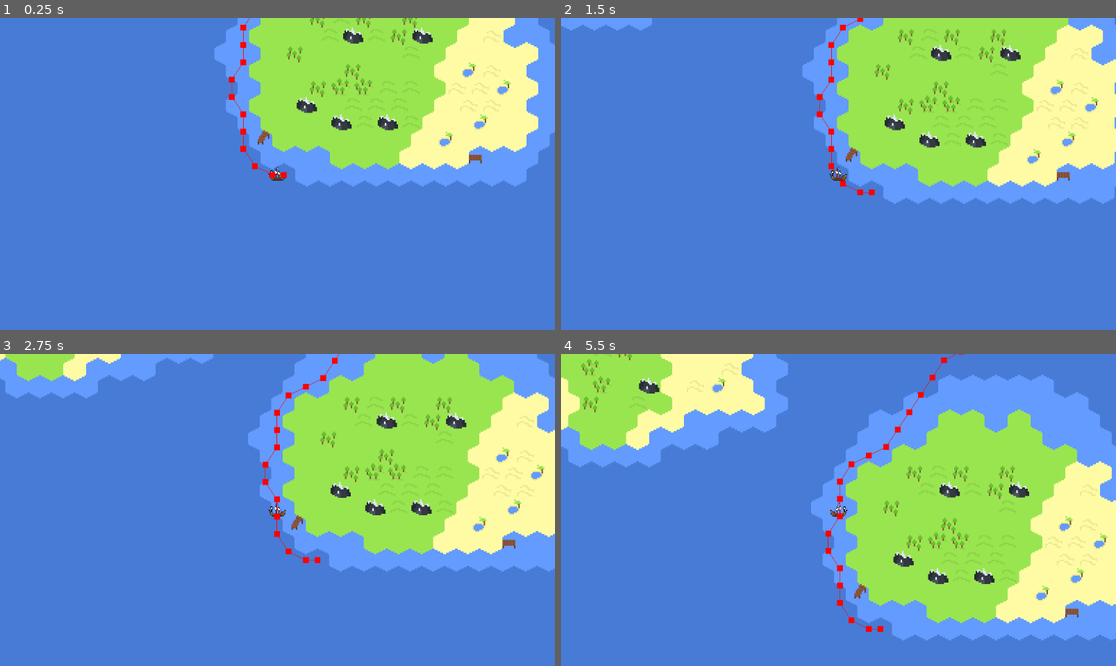
Above: before the commit, frames 1-4 (two rows, left to right).
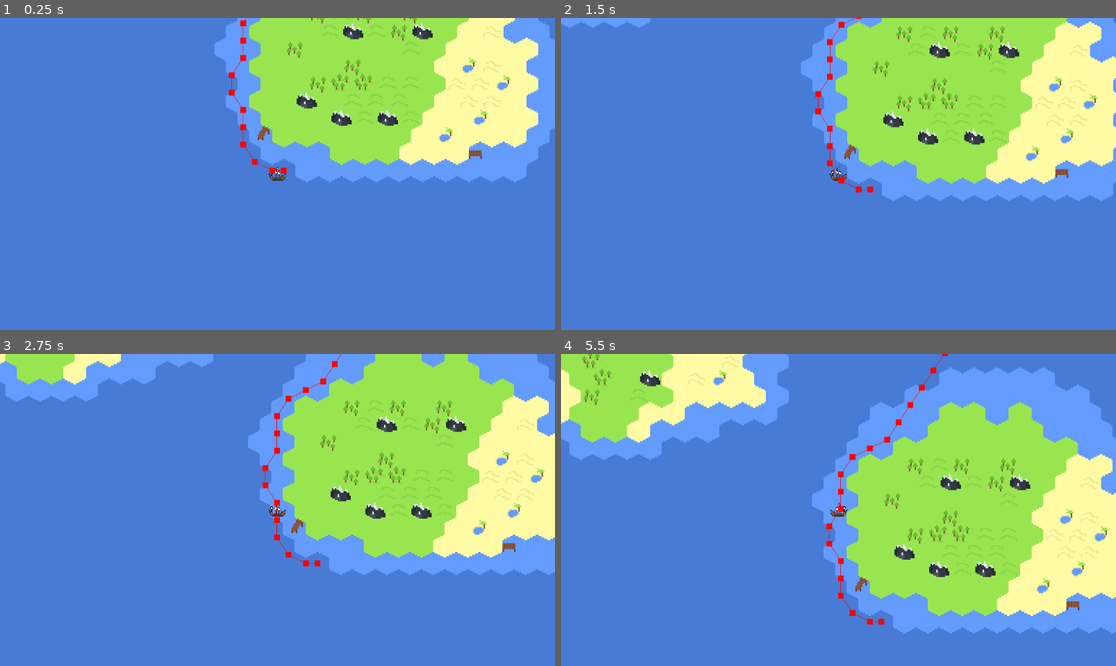
Above: after the commit, the same moments.

Repository: coderspark/voc-ding
Game: Godot game, scene res://Scenes/map_1.tscn
Two runs of this game, one before a commit and one after it. Both use one fixed random seed, a clock stepped at 60 frames per second and the inputs below.
Inputs:
- Up to frame 1 (0.25 s): no input
- Up to frame 2 (1.5 s): no input
- Up to frame 3 (2.75 s): no input
- Up to frame 4 (5.5 s): no input

The runs differ from the first frame. In frame 1, 4.8% of the frame differs, in the area x 38-100%, y 0-54%; in frame 2, 4.3%; in frame 3, 5.1%; in frame 4, 12%, in the area x 0-100%, y 0-92%.

Commit message:
boat go bounce in wave :3

Diff:
--- a/Scenes/player.gd
+++ b/Scenes/player.gd
@@ -1,13 +1,15 @@
 extends CharacterBody2D
 
 var speed = 100
+var offset = 0
 
 func _ready() -> void:
 	$Navigation.target_position = Vector2(100,-200)
 
 func _process(delta: float) -> void:
+	offset += 0.1
 	var dir = to_local($Navigation.get_next_path_position()).normalized()
-	velocity = dir * 1100 * delta
+	velocity = dir * 1100 * delta + Vector2(0, cos(offset)) * 25
 	if dir.x >= 0:
 		$Sprite.flip_h = true
 	else:
